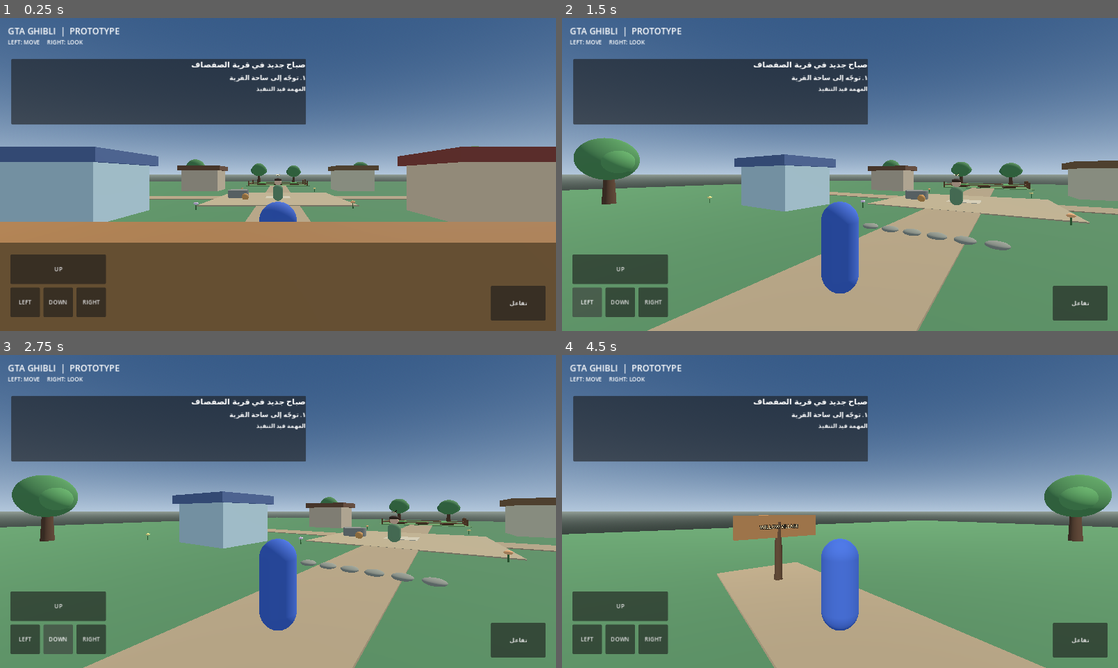
Above: before the commit, frames 1-4 (two rows, left to right).
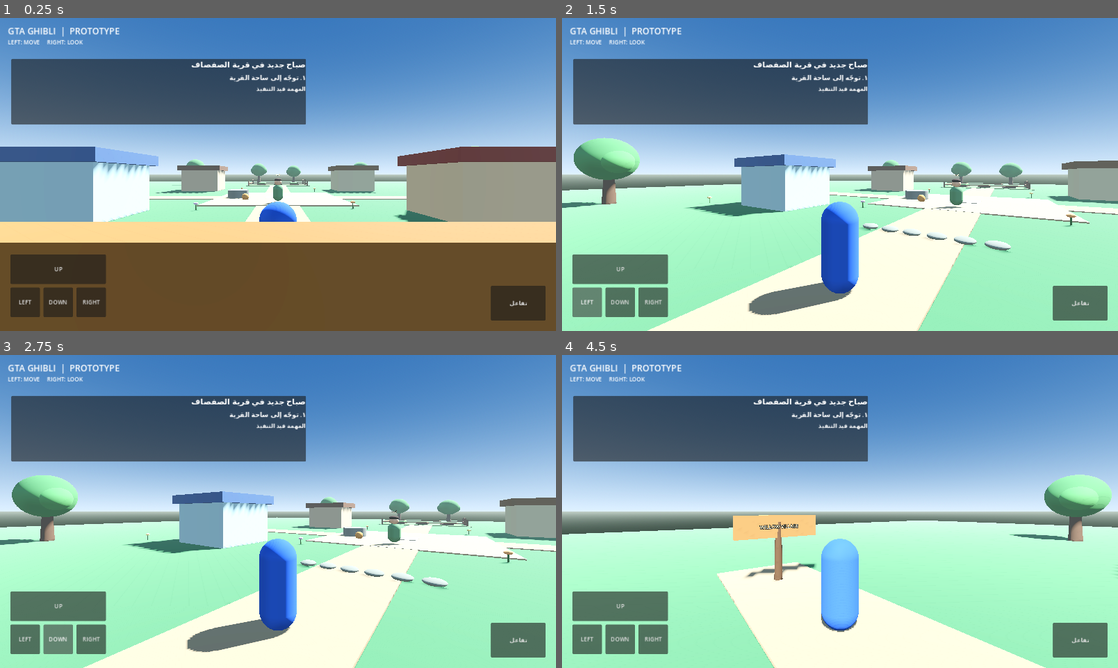
Above: after the commit, the same moments.

Repository: dzdfast-art/GTA-GHIBLI
Game: Godot game, scene res://main.tscn
Same seed, same stepped clock (60 frames per second), same inputs: the game is played once before the commit and once after it.
Inputs (mouse positions are in pixels of both pictures, inside the frame that each line leads up to):
- Up to frame 1 (0.25 s): no input
- Up to frame 2 (1.5 s): click "UP" at 0.5 s; click "LEFT" at 1.25 s
- Up to frame 3 (2.75 s): click "DOWN" at 2 s
- Up to frame 4 (4.5 s): click "RIGHT" at 2.75 s; click "تفاعل" at 3.5 s; tap Enter at 4.25 s; move the mouse to (962, 495) at 4.27 s; hold Right (ui_right) from 4.28 s (still down); tap E (interact) at 4.35 s; click (962, 495) at 4.42 s

The runs differ from the first frame. In frame 1, 50% of the frame differs, in the area x 0-100%, y 0-72%; in frame 2, 86%; in frame 3, 86%; in frame 4, 88%, in the area x 0-100%, y 0-100%.

Commit message:
graphics: add filmic lighting fog glow and real-time shadows

Diff:
--- a/main.gd
+++ b/main.gd
@@ -20,9 +20,19 @@
 	var world_environment := WorldEnvironment.new()
 	var environment := Environment.new()
 	environment.background_mode = Environment.BG_SKY
-	environment.ambient_light_source = Environment.AMBIENT_SOURCE_COLOR
-	environment.ambient_light_color = Color(0.70, 0.78, 0.88)
-	environment.ambient_light_energy = 0.85
+	environment.ambient_light_source = Environment.AMBIENT_SOURCE_SKY
+	environment.ambient_light_color = Color(0.78, 0.84, 0.92)
+	environment.ambient_light_energy = 0.82
+	environment.ambient_light_sky_contribution = 0.72
+	environment.tonemap_mode = Environment.TONE_MAPPER_FILMIC
+	environment.adjustment_enabled = true
+	environment.adjustment_brightness = 1.04
+	environment.adjustment_contrast = 1.08
+	environment.adjustment_saturation = 1.12
+	environment.fog_enabled = true
+	environment.fog_light_color = Color(0.70, 0.79, 0.82)
+	environment.fog_density = 0.0025
+	environment.fog_sun_scatter = 0.12
 
 	var sky := Sky.new()
 	var sky_material := ProceduralSkyMaterial.new()
@@ -32,6 +42,9 @@
 	sky_material.ground_horizon_color = Color(0.58, 0.63, 0.60)
 	sky.sky_material = sky_material
 	environment.sky = sky
+	environment.glow_enabled = true
+	environment.glow_intensity = 0.28
+	environment.glow_strength = 0.35
 	world_environment.environment = environment
 	add_child(world_environment)
 
@@ -39,7 +52,11 @@
 	sun.name = "Sun"
 	sun.rotation_degrees = Vector3(-48.0, -32.0, 0.0)
 	sun.light_energy = 1.0
-	sun.shadow_enabled = false
+	sun.shadow_enabled = true
+	sun.directional_shadow_max_distance = 55.0
+	sun.directional_shadow_mode = DirectionalLight3D.SHADOW_PARALLEL_2_SPLITS
+	sun.shadow_bias = 0.06
+	sun.shadow_normal_bias = 1.2
 	add_child(sun)
 
 	var ground := StaticBody3D.new()
@@ -78,6 +95,7 @@
 func _create_player() -> void:
 	var player: CharacterBody3D = PLAYER_SCENE.instantiate() as CharacterBody3D
 	player.name = "Player"
+	player.add_to_group("player")
 	player.position = Vector3(0.0, 0.95, -18.0)
 	player.rotation.y = PI
 	add_child(player)
